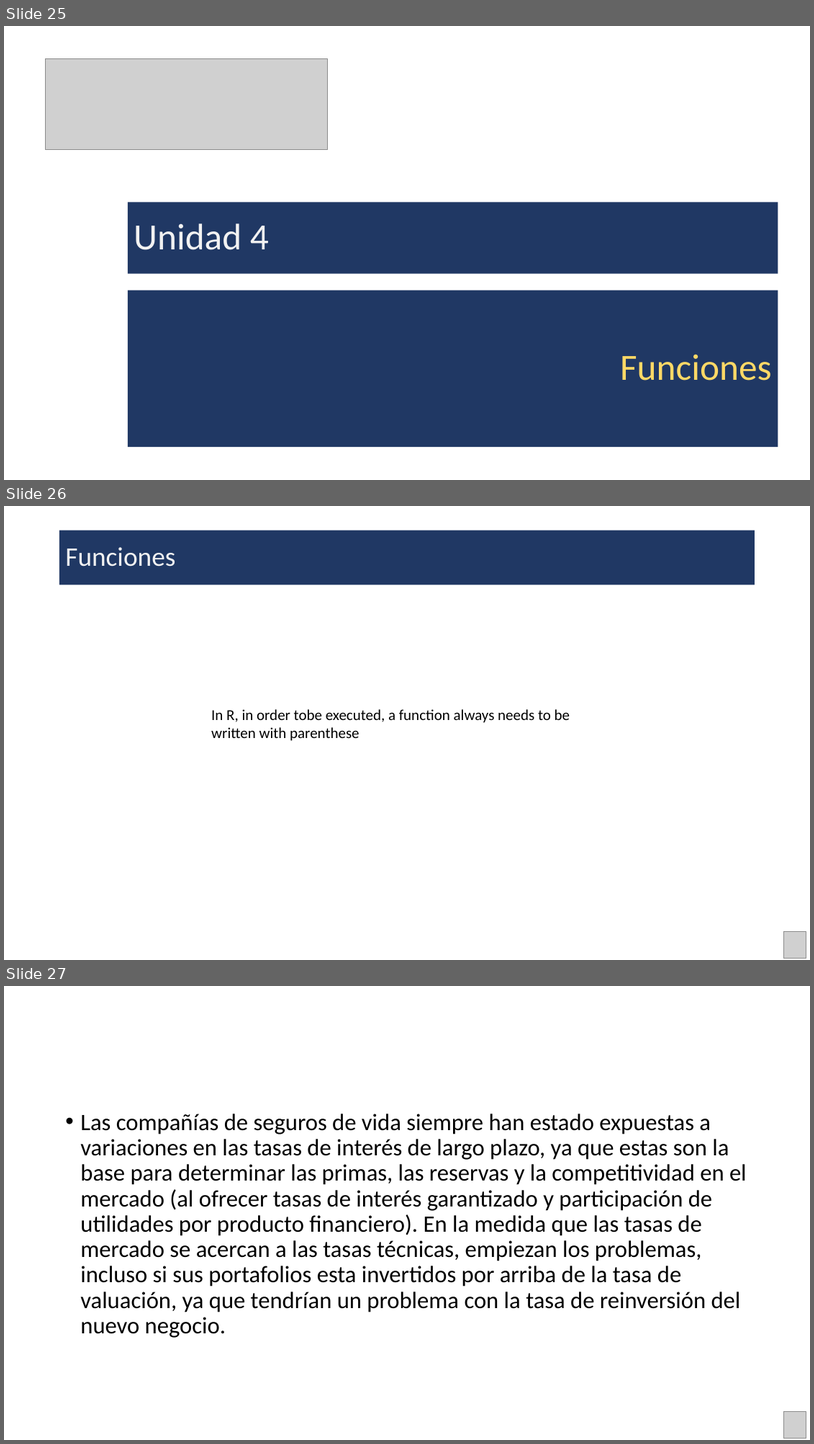
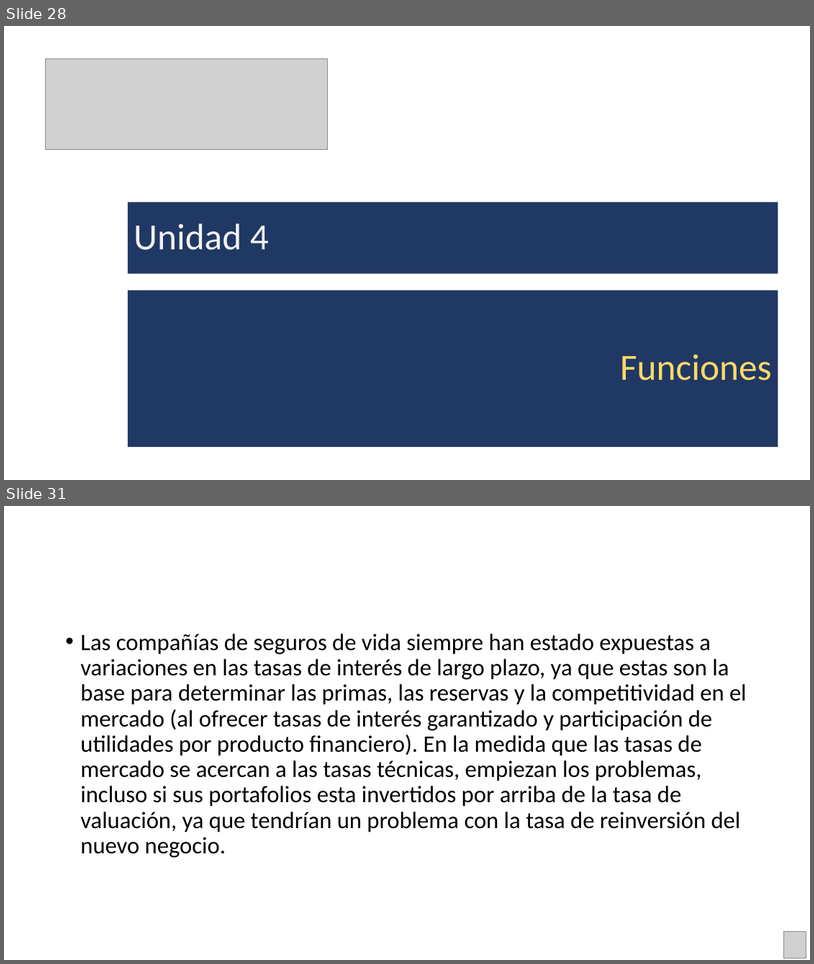
Before and after one commit to DeltaWiseC/PAct01, a slide deck: Presentacion.pptx. Shown one above the other, each under a label of ours: slides 25, 26 and 27 before the commit, slides 28 and 31 after it; the slides between them are not shown. The pictures are 814x1444 and 814x964 pixels, drawn with LibreOffice and Linux fonts; fonts in the diff are those of the drawing; grey boxes stand for pictures. Boxes give left, top, right and bottom in pixels: in the first picture for what was removed or moved away, otherwise in the second. Text is boxed around its words. In the diff, an @@ line names an element or a change of style, - is before the commit and + after.

```diff
--- a/Presentacion.pptx
+++ b/Presentacion.pptx
@@ slide 26 removed at box(4, 506, 810, 960), background #FFFFFF @@
@@ title removed at box(59, 530, 756, 584) @@
-Funciones
@@ text removed at box(211, 709, 570, 741) @@
-In R, in order tobe executed, a function always needs to be written with parenthese
@@ picture removed at box(784, 932, 806, 958) @@
@@ what was slide 25 is now slide 28 @@
@@ what was slide 27 is now slide 31 @@
```
Also in this commit, not shown: 5 slides changed, 7 slides added, 1 other slide removed, 5 other files.
